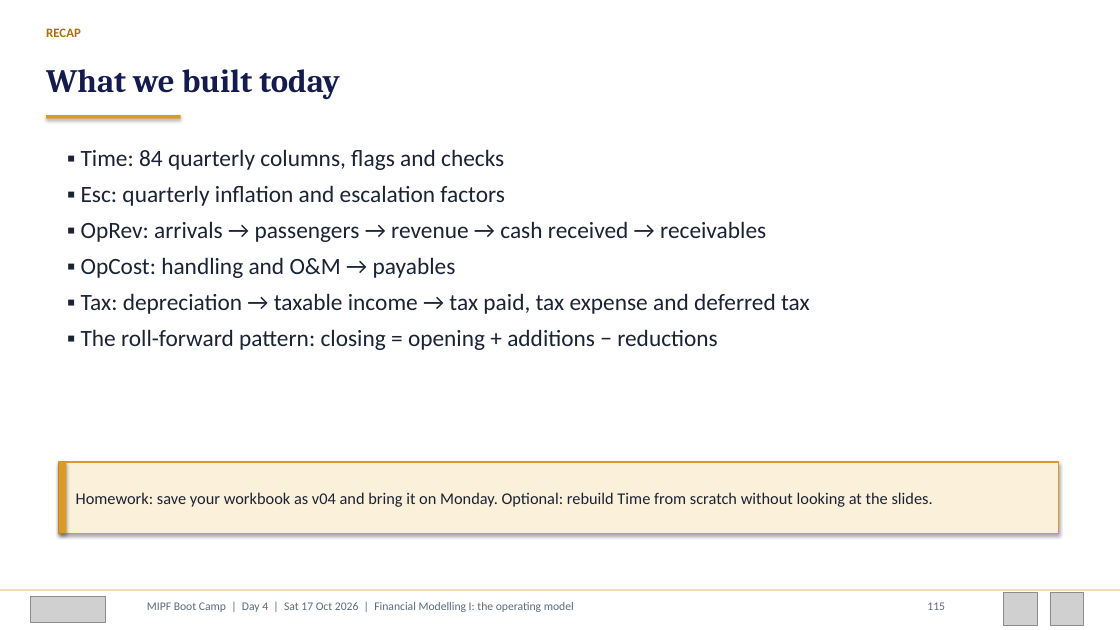
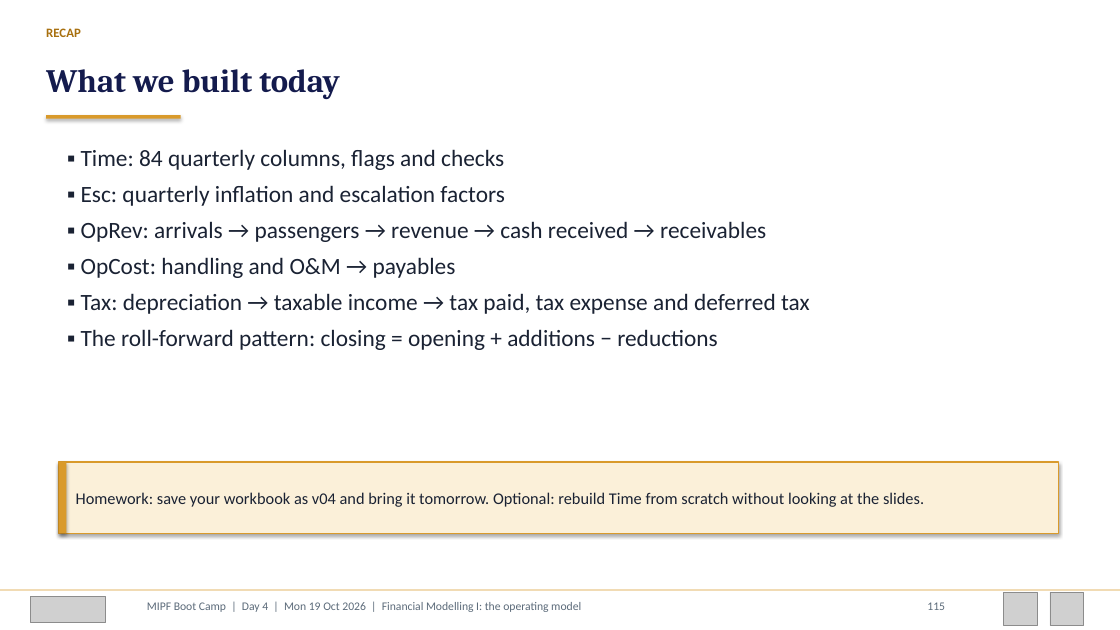
Before and after one commit to adibongo/mipf-2026-course-materials, a slide deck: slide 115 of decks/MIPF_Day4_Operating_Model_Deck.pptx. Drawn at 1120x630 pixels with LibreOffice and Linux fonts; fonts in the diff are those of the drawing; grey boxes stand for pictures. Boxes give left, top, right and bottom in pixels: in the first picture for what was removed or moved away, otherwise in the second. Text is boxed around its words. In the diff, an @@ line names an element or a change of style, - is before the commit and + after.

```diff
--- a/decks/MIPF_Day4_Operating_Model_Deck.pptx
+++ b/decks/MIPF_Day4_Operating_Model_Deck.pptx
@@ text at [76,492,924,507]: text changed @@
-Homework: save your workbook as v04 and bring it on Monday. Optional: rebuild Time from scratch without looking at the slides.
+Homework: save your workbook as v04 and bring it tomorrow. Optional: rebuild Time from scratch without looking at the slides.
@@ text at [147,602,581,612]: text changed @@
-MIPF Boot Camp | Day 4 | Sat 17 Oct 2026 | Financial Modelling I: the operating model
+MIPF Boot Camp | Day 4 | Mon 19 Oct 2026 | Financial Modelling I: the operating model
```
Also in this commit, not shown: 115 other slides changed, 51 other files.
